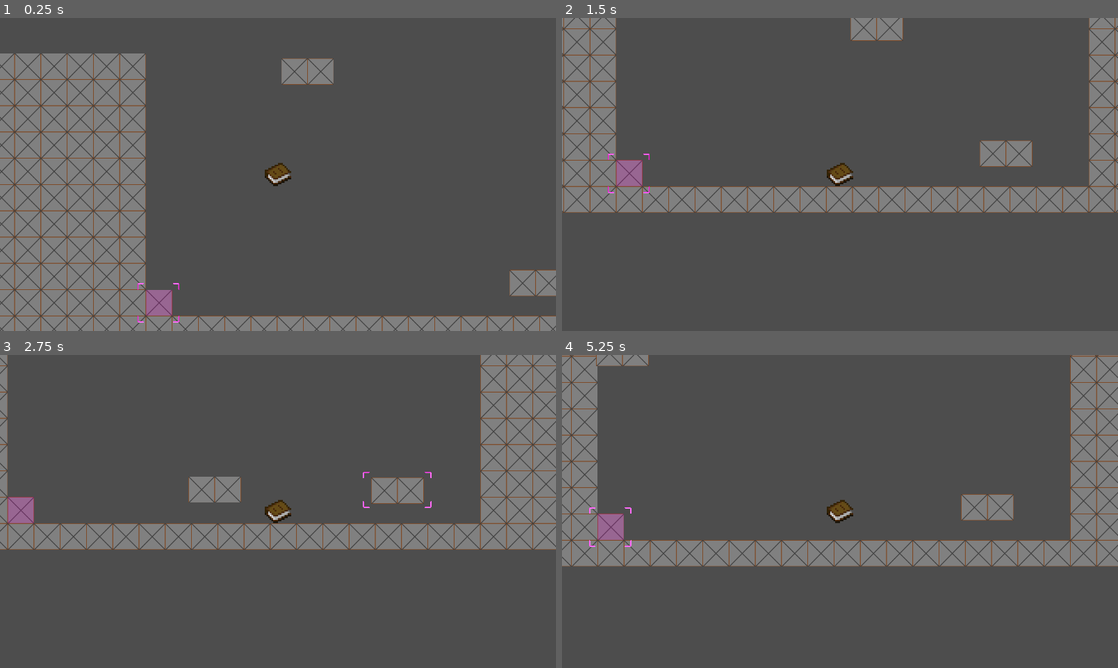
Above: before the commit, frames 1-4 (two rows, left to right).
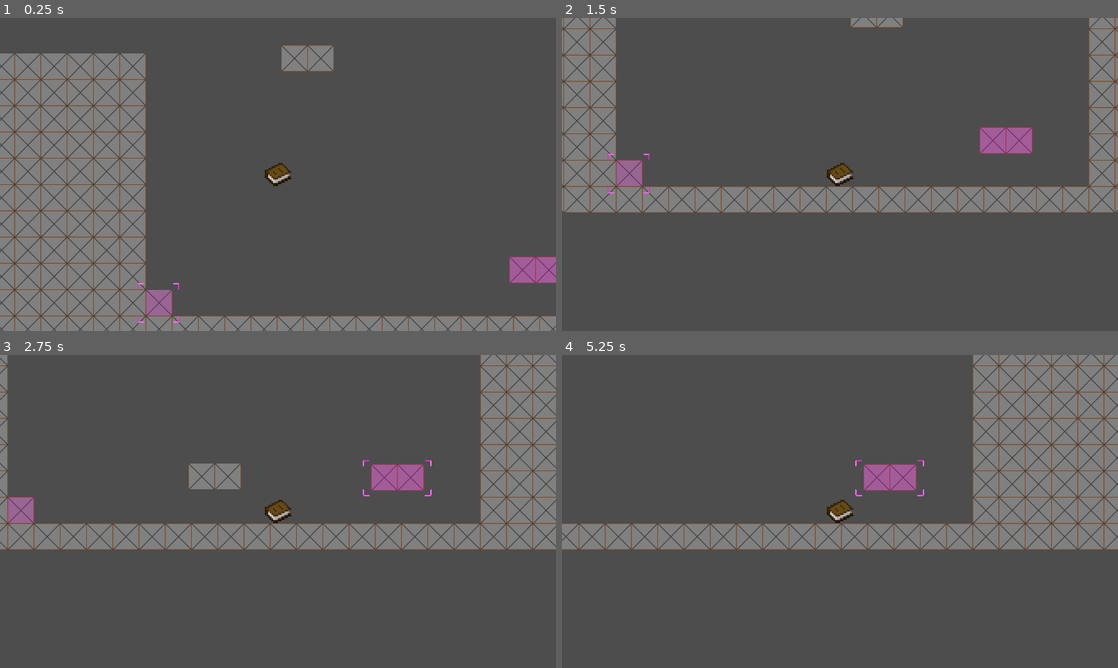
Above: after the commit, the same moments.

Repository: Arti-Dev/LucidNightmaresDemo
Game: Godot game, scene res://scenes/level.tscn
Same seed, same stepped clock (60 frames per second), same inputs: the game is played once before the commit and once after it.
Inputs:
- Up to frame 1 (0.25 s): no input
- Up to frame 2 (1.5 s): hold D (PlayerRight) from 0.53 s (still down); tap Q (Q) at 0.6 s; tap Space (PlayerJump) at 0.77 s; tap Tab (Tab) at 1.35 s
- Up to frame 3 (2.75 s): tap Space (PlayerJump) at 1.52 s; release D (PlayerRight) at 2.03 s; hold A (PlayerLeft) from 2.03 s (still down); tap Q (Q) at 2.1 s
- Up to frame 4 (5.25 s): release A (PlayerLeft) at 2.78 s; hold D (PlayerRight) 2.78-4.28 s; tap Tab (Tab) at 2.85, 4.35 s; tap Space (PlayerJump) at 3.02, 3.77, 4.52 s; tap Q (Q) at 3.6, 5.1 s; hold A (PlayerLeft) 4.28-5.03 s; hold D (PlayerRight) from 5.03 s (still down)

The runs differ from the first frame. In frame 1, 1.8% of the frame differs, in the area x 50-100%, y 8-89%; in frame 2, 1.6%; in frame 3, 2.0%; in frame 4, 25%, in the area x 0-100%, y 0-68%.

Commit message:
Refactor all textures for moving platforms

Diff:
--- a/scenes/path_moving_platform.tscn
+++ b/scenes/path_moving_platform.tscn
@@ -1,20 +1,9 @@
-[gd_scene load_steps=7 format=3 uid="uid://dhj35qgxqpkna"]
+[gd_scene load_steps=5 format=3 uid="uid://dhj35qgxqpkna"]
 
-[ext_resource type="Texture2D" uid="uid://by3poox6dkvvr" path="res://assets/tileset/tileset.png" id="1_8vkfn"]
 [ext_resource type="Script" path="res://scripts/path_moving_platform.gd" id="1_kxrev"]
+[ext_resource type="Texture2D" uid="uid://cujud4bq55vn2" path="res://assets/platform.png" id="2_jo2px"]
 
 [sub_resource type="Curve2D" id="Curve2D_uwdly"]
-
-[sub_resource type="TileSetAtlasSource" id="TileSetAtlasSource_i2sqx"]
-texture = ExtResource("1_8vkfn")
-texture_region_size = Vector2i(64, 64)
-0:0/0 = 0
-1:0/0 = 0
-2:0/0 = 0
-
-[sub_resource type="TileSet" id="TileSet_j45mj"]
-tile_size = Vector2i(64, 64)
-sources/0 = SubResource("TileSetAtlasSource_i2sqx")
 
 [sub_resource type="RectangleShape2D" id="RectangleShape2D_pn0ws"]
 size = Vector2(124, 59)
@@ -32,10 +21,8 @@
 [node name="AnimatableBody2D" type="AnimatableBody2D" parent="."]
 collision_mask = 7
 
-[node name="TileMapLayer" type="TileMapLayer" parent="AnimatableBody2D"]
-tile_map_data = PackedByteArray(0, 0, 255, 255, 0, 0, 0, 0, 0, 0, 0, 0, 0, 0, 0, 0, 0, 0, 0, 0, 0, 0, 0, 0, 0, 0)
-tile_set = SubResource("TileSet_j45mj")
+[node name="Sprite2D" type="Sprite2D" parent="AnimatableBody2D"]
+texture = ExtResource("2_jo2px")
 
 [node name="CollisionShape2D" type="CollisionShape2D" parent="AnimatableBody2D"]
-position = Vector2(0, 31)
 shape = SubResource("RectangleShape2D_pn0ws")
--- a/scenes/telekinetic_path_platform.tscn
+++ b/scenes/telekinetic_path_platform.tscn
@@ -1,19 +1,8 @@
-[gd_scene load_steps=7 format=3 uid="uid://buc8o5r408v7d"]
+[gd_scene load_steps=5 format=3 uid="uid://buc8o5r408v7d"]
 
 [ext_resource type="Script" path="res://scripts/telekinetic_path_platform.gd" id="1_th1uv"]
-[ext_resource type="Texture2D" uid="uid://by3poox6dkvvr" path="res://assets/tileset/tileset.png" id="2_5n4q1"]
+[ext_resource type="Texture2D" uid="uid://cayxr0ikh7c6i" path="res://assets/pinkplatform.png" id="2_neobf"]
 [ext_resource type="PackedScene" uid="uid://df73nfep6qcjo" path="res://scenes/marker.tscn" id="3_76vt5"]
-
-[sub_resource type="TileSetAtlasSource" id="TileSetAtlasSource_i2sqx"]
-texture = ExtResource("2_5n4q1")
-texture_region_size = Vector2i(64, 64)
-0:0/0 = 0
-1:0/0 = 0
-2:0/0 = 0
-
-[sub_resource type="TileSet" id="TileSet_j45mj"]
-tile_size = Vector2i(64, 64)
-sources/0 = SubResource("TileSetAtlasSource_i2sqx")
 
 [sub_resource type="RectangleShape2D" id="RectangleShape2D_pn0ws"]
 size = Vector2(124, 59)
@@ -30,17 +19,15 @@
 [node name="AnimatableBody2D" type="AnimatableBody2D" parent="."]
 collision_mask = 7
 
-[node name="TileMapLayer" type="TileMapLayer" parent="AnimatableBody2D"]
-tile_map_data = PackedByteArray(0, 0, 255, 255, 0, 0, 0, 0, 0, 0, 0, 0, 0, 0, 0, 0, 0, 0, 0, 0, 0, 0, 0, 0, 0, 0)
-tile_set = SubResource("TileSet_j45mj")
+[node name="Sprite2D" type="Sprite2D" parent="AnimatableBody2D"]
+texture = ExtResource("2_neobf")
 
 [node name="CollisionShape2D" type="CollisionShape2D" parent="AnimatableBody2D"]
-position = Vector2(0, 31)
 shape = SubResource("RectangleShape2D_pn0ws")
 
 [node name="Marker" parent="AnimatableBody2D" instance=ExtResource("3_76vt5")]
 visible = false
 offset_left = -84.0
-offset_top = -14.0
+offset_top = -43.0
 offset_right = 83.0
-offset_bottom = 74.0
+offset_bottom = 45.0
--- a/scenes/tween_moving_platform.tscn
+++ b/scenes/tween_moving_platform.tscn
@@ -1,18 +1,7 @@
-[gd_scene load_steps=6 format=3 uid="uid://xhbyfkdwudvy"]
+[gd_scene load_steps=4 format=3 uid="uid://xhbyfkdwudvy"]
 
-[ext_resource type="Texture2D" uid="uid://by3poox6dkvvr" path="res://assets/tileset/tileset.png" id="1_8vkfn"]
 [ext_resource type="Script" path="res://scripts/tween_moving_platform.gd" id="1_xwv7p"]
-
-[sub_resource type="TileSetAtlasSource" id="TileSetAtlasSource_i2sqx"]
-texture = ExtResource("1_8vkfn")
-texture_region_size = Vector2i(64, 64)
-0:0/0 = 0
-1:0/0 = 0
-2:0/0 = 0
-
-[sub_resource type="TileSet" id="TileSet_j45mj"]
-tile_size = Vector2i(64, 64)
-sources/0 = SubResource("TileSetAtlasSource_i2sqx")
+[ext_resource type="Texture2D" uid="uid://cujud4bq55vn2" path="res://assets/platform.png" id="2_4fuwh"]
 
 [sub_resource type="RectangleShape2D" id="RectangleShape2D_pn0ws"]
 size = Vector2(124, 59)
@@ -23,11 +12,9 @@
 [node name="AnimatableBody2D" type="AnimatableBody2D" parent="."]
 collision_mask = 7
 
-[node name="TileMapLayer" type="TileMapLayer" parent="AnimatableBody2D"]
-tile_map_data = PackedByteArray(0, 0, 255, 255, 0, 0, 0, 0, 0, 0, 0, 0, 0, 0, 0, 0, 0, 0, 0, 0, 0, 0, 0, 0, 0, 0)
-tile_set = SubResource("TileSet_j45mj")
-
 [node name="CollisionShape2D" type="CollisionShape2D" parent="AnimatableBody2D"]
 visible = false
-position = Vector2(0, 31)
 shape = SubResource("RectangleShape2D_pn0ws")
+
+[node name="Sprite2D" type="Sprite2D" parent="AnimatableBody2D"]
+texture = ExtResource("2_4fuwh")
Binary file added: assets/pinkplatform.png
Not shown, added: assets/pinkplatform.png.import
